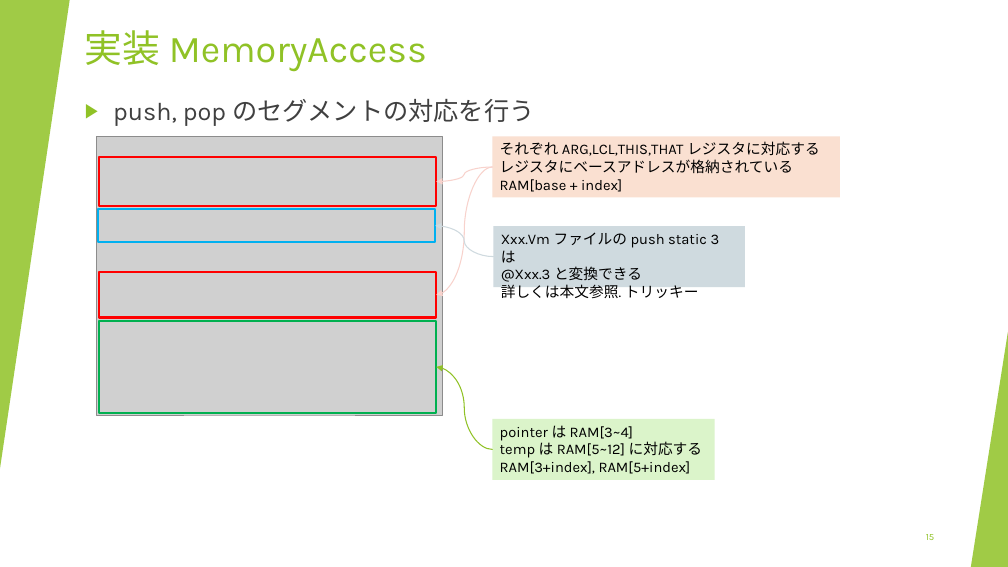
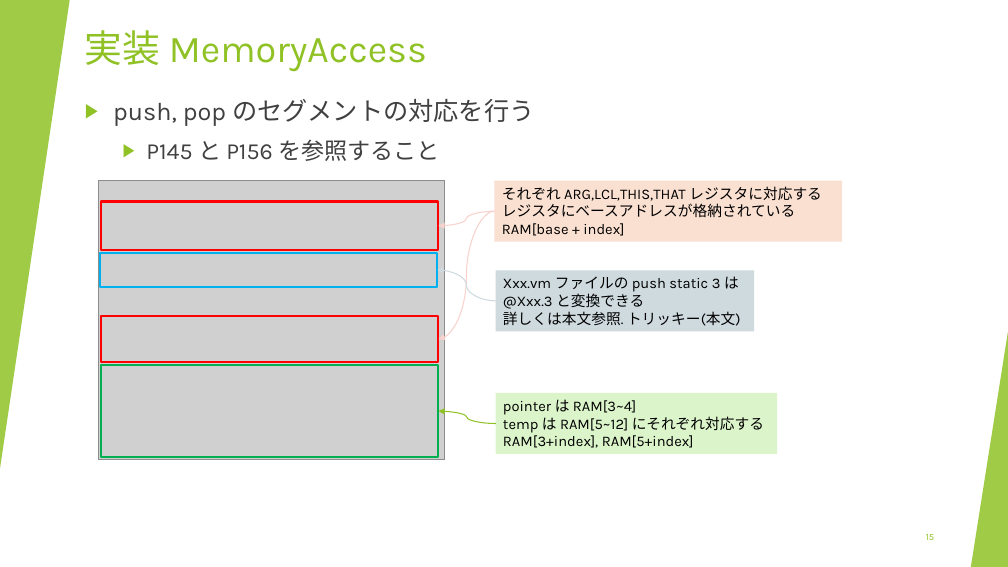
Before and after one commit to lulichn/slides.lulichn.net, a slide deck: slide 15 of slides/nand2tetris/07.pptx. Drawn at 1008x567 pixels with LibreOffice and Linux fonts; fonts in the diff are those of the drawing; grey boxes stand for pictures. Boxes give left, top, right and bottom in pixels: in the first picture for what was removed or moved away, otherwise in the second. Text is boxed around its words. In the diff, an @@ line names an element or a change of style, - is before the commit and + after.

```diff
--- a/slides/nand2tetris/07.pptx
+++ b/slides/nand2tetris/07.pptx
@@ text at (x1=146, y1=139, x2=439, y2=161): paragraph added @@
+  ▶ P145 と P156 を参照すること
@@ 2 curved arrows, 1 rectangle moved together from (x1=436, y1=137, x2=840, y2=295) to (x1=439, y1=181, x2=842, y2=339) @@
@@ 4 rectangles, 1 picture, 1 curved arrow moved together from (x1=97, y1=137, x2=494, y2=415) to (x1=99, y1=181, x2=495, y2=459) @@
@@ rectangle "Xxx.vm ファイルの push static 3 ..." resized from (x1=494, y1=226, x2=746, y2=287) to (x1=495, y1=271, x2=754, y2=332) @@
@@ text in rectangle at (x1=503, y1=276, x2=739, y2=292): text changed @@
-Xxx.Vm ファイルの push static 3 は
+Xxx.vm ファイルの push static 3 は
@@ text in rectangle at (x1=503, y1=311, x2=741, y2=326): text changed @@
-詳しくは本文参照. トリッキー
+詳しくは本文参照. トリッキー(本文)
@@ curved arrow moved from (492, 449) - (436, 367) to (495, 423) - (439, 411) @@
@@ rectangle "pointer は RAM[3~4] temp は ..." resized from (x1=492, y1=419, x2=715, y2=480) to (x1=495, y1=393, x2=777, y2=454) @@
@@ text in rectangle at (x1=503, y1=399, x2=764, y2=448): text changed @@
-pointer は RAM[3~4]
-temp は RAM[5~12] に対応する
-RAM[3+index], RAM[5+index]
+pointer は RAM[3~4]
+temp は RAM[5~12] にそれぞれ対応する
+RAM[3+index], RAM[5+index]
```
Also in this commit, not shown: 1 other slide changed, 1 slide added, 1 other file.
